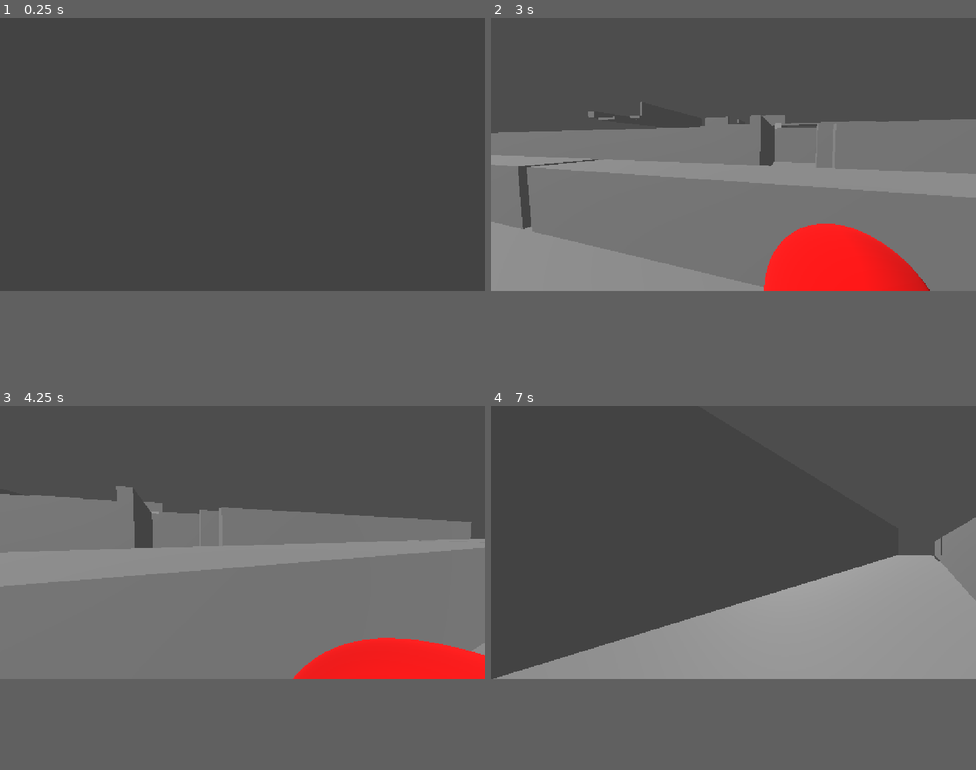
Above: before the commit, frames 1-4 (two rows, left to right).
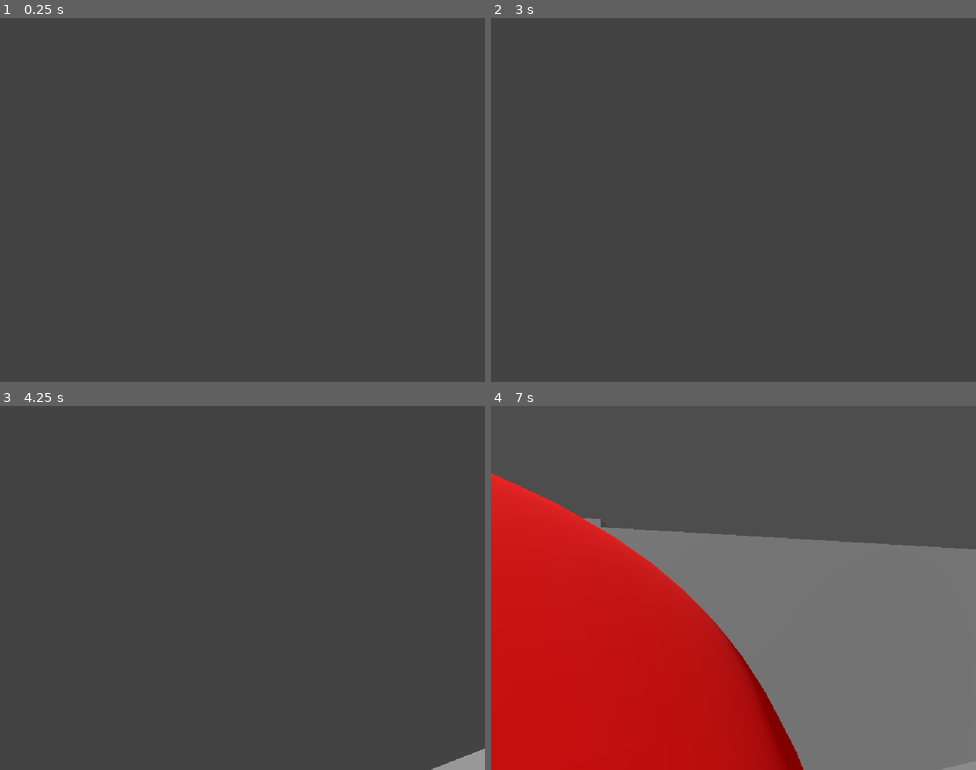
Above: after the commit, the same moments.

Repository: ktyldev/metros-edge
Game: Godot game, scene res://scenes/main.tscn
The game is run twice, just before and just after one commit, with the same random seed, the same clock (stepped at 60 frames per second) and the same inputs.
Inputs (mouse positions are in pixels of both pictures, inside the frame that each line leads up to):
- Up to frame 1 (0.25 s): no input
- Up to frame 2 (3 s): tap Enter at 0.5, 2 s; move the mouse to (757, 152) at 0.52 s; hold Ctrl (crouch) 0.53-1.28 s; hold W (forward) from 0.53 s (still down); tap Space (jump) at 0.77, 1.25, 1.52, 2.75 s; move the mouse to (709, 156) at 1.27 s; right-click (709, 156) at 1.35 s; move the mouse to (743, 149) at 2.02 s; hold Shift (sprint) 2.03-2.78 s; move the mouse to (728, 159) at 2.77 s; tap Q (turn) at 2.85 s
- Up to frame 3 (4.25 s): keep holding W (forward); tap Space (jump) at 3.02, 3.77 s; move the mouse to (276, 544) at 3.52 s; hold Ctrl (crouch) from 3.53 s (still down)
- Up to frame 4 (7 s): move the mouse to (694, 540) at 4.27 s; release Ctrl (crouch) at 4.28 s; right-click (694, 540) at 4.35 s; tap Space (jump) at 4.52, 6.02, 6.77 s; move the mouse to (738, 544) at 5.02 s; hold Shift (sprint) 5.03-5.78 s; tap Enter at 5.75 s; move the mouse to (714, 537) at 5.77 s; release W (forward) at 5.78 s; hold D (right) 5.78-6.53 s; tap Q (turn) at 5.85 s; move the mouse to (757, 540) at 6.52 s; hold W (forward) from 6.53 s (still down); hold Ctrl (crouch) from 6.53 s (still down)
In our replay, the window is 800x450 before the commit and 800x600 after it. These sizes can differ from the game's own. Grey fills any space a smaller window leaves; there, only what the larger window draws over its background counts as a difference.

The runs differ from the first frame. In frame 1, only the window size differs. In frame 2, 45% of the frame differs, in the area x 0-100%, y 23-75%; in frame 3, 47%; in frame 4, 56%, in the area x 0-100%, y 18-100%.

Commit message:
start of main menu

Diff:
--- a/metros-edge/project.godot
+++ b/metros-edge/project.godot
@@ -17,8 +17,12 @@
 
 [display]
 
-window/stretch/mode="canvas_items"
-window/stretch/aspect="expand"
+window/size/viewport_width=640
+window/size/viewport_height=480
+window/size/window_width_override=1280
+window/size/window_height_override=960
+window/stretch/mode="viewport"
+window/stretch/scale_mode="integer"
 
 [input]
 
@@ -81,3 +85,5 @@
 rendering_device/driver.windows="d3d12"
 renderer/rendering_method="gl_compatibility"
 renderer/rendering_method.mobile="gl_compatibility"
+2d/snap/snap_2d_transforms_to_pixel=true
+2d/snap/snap_2d_vertices_to_pixel=true
--- /dev/null
+++ b/metros-edge/scenes/main_menu.tscn
@@ -0,0 +1,119 @@
+[gd_scene format=3 uid="uid://d11nh50ycjcm5"]
+
+[ext_resource type="FontFile" uid="uid://camsfjm3fac2r" path="res://resources/Dissolved Exchange.otf" id="1_l6cm7"]
+
+[sub_resource type="FontVariation" id="FontVariation_l6cm7"]
+base_font = ExtResource("1_l6cm7")
+variation_transform = Transform2D(1, 0.33, 0, 1, 0, 0)
+
+[sub_resource type="Theme" id="Theme_si8gi"]
+default_font = SubResource("FontVariation_l6cm7")
+default_font_size = 24
+
+[sub_resource type="Animation" id="Animation_l6cm7"]
+length = 0.001
+tracks/0/type = "value"
+tracks/0/imported = false
+tracks/0/enabled = true
+tracks/0/path = NodePath(".:offset_transform_position")
+tracks/0/interp = 1
+tracks/0/loop_wrap = true
+tracks/0/keys = {
+"times": PackedFloat32Array(0),
+"transitions": PackedFloat32Array(1),
+"update": 0,
+"values": [Vector2(-142, 0)]
+}
+
+[sub_resource type="Animation" id="Animation_ekxnf"]
+resource_name = "new_animation"
+length = 2.0
+loop_mode = 1
+step = 0.1
+tracks/0/type = "value"
+tracks/0/imported = false
+tracks/0/enabled = true
+tracks/0/path = NodePath(".:offset_transform_position")
+tracks/0/interp = 1
+tracks/0/loop_wrap = true
+tracks/0/keys = {
+"times": PackedFloat32Array(0, 2),
+"transitions": PackedFloat32Array(1, 1),
+"update": 0,
+"values": [Vector2(-213.155, 0), Vector2(0, 0)]
+}
+
+[sub_resource type="AnimationLibrary" id="AnimationLibrary_bqqt6"]
+_data = {
+&"RESET": SubResource("Animation_l6cm7"),
+&"new_animation": SubResource("Animation_ekxnf")
+}
+
+[sub_resource type="Gradient" id="Gradient_l6cm7"]
+offsets = PackedFloat32Array(0, 0.36746988, 0.6385542, 1)
+colors = PackedColorArray(1, 1, 1, 1, 1, 1, 1, 0, 1, 1, 1, 0, 1, 1, 1, 1)
+
+[sub_resource type="GradientTexture1D" id="GradientTexture1D_l6cm7"]
+gradient = SubResource("Gradient_l6cm7")
+
+[node name="MarginContainer" type="MarginContainer" unique_id=1896956136]
+anchors_preset = 15
+anchor_right = 1.0
+anchor_bottom = 1.0
+grow_horizontal = 2
+grow_vertical = 2
+theme = SubResource("Theme_si8gi")
+
+[node name="BoxContainer" type="BoxContainer" parent="." unique_id=1788754066]
+layout_mode = 2
+alignment = 1
+vertical = true
+
+[node name="Start" type="Button" parent="BoxContainer" unique_id=749544741]
+layout_mode = 2
+size_flags_horizontal = 0
+text = "Start Game"
+flat = true
+
+[node name="Options" type="Button" parent="BoxContainer" unique_id=1041965687]
+layout_mode = 2
+size_flags_horizontal = 0
+text = "Options"
+flat = true
+
+[node name="HBoxContainer" type="BoxContainer" parent="." unique_id=608578497]
+layout_mode = 2
+vertical = true
+
+[node name="MarginContainer2" type="MarginContainer" parent="HBoxContainer" unique_id=1244953843]
+layout_mode = 2
+size_flags_vertical = 3
+
+[node name="MarginContainer" type="MarginContainer" parent="HBoxContainer" unique_id=2105544054]
+layout_mode = 2
+size_flags_horizontal = 3
+size_flags_vertical = 8
+
+[node name="AnimationPlayer" type="AnimationPlayer" parent="HBoxContainer/MarginContainer" unique_id=991011535]
+root_node = NodePath("../RichTextLabel")
+libraries/ = SubResource("AnimationLibrary_bqqt6")
+autoplay = &"new_animation"
+
+[node name="ColorRect" type="ColorRect" parent="HBoxContainer/MarginContainer" unique_id=479813516]
+custom_minimum_size = Vector2(0, 48)
+layout_mode = 2
+
+[node name="RichTextLabel" type="RichTextLabel" parent="HBoxContainer/MarginContainer" unique_id=729996559]
+custom_minimum_size = Vector2(0, 26)
+clip_contents = false
+layout_mode = 2
+size_flags_vertical = 4
+offset_transform_enabled = true
+offset_transform_position = Vector2(-142, 0)
+theme_override_colors/default_color = Color(0, 0.7294118, 0.9647059, 1)
+text = "Start Game / Start Game / Start Game / Start Game / Start Game / Start Game"
+autowrap_mode = 0
+
+[node name="TextureRect" type="TextureRect" parent="HBoxContainer/MarginContainer" unique_id=579787913]
+layout_mode = 2
+texture = SubResource("GradientTexture1D_l6cm7")
Binary file added: metros-edge/resources/Dissolved Exchange.otf
Not shown, added: metros-edge/resources/Dissolved Exchange.otf.import
